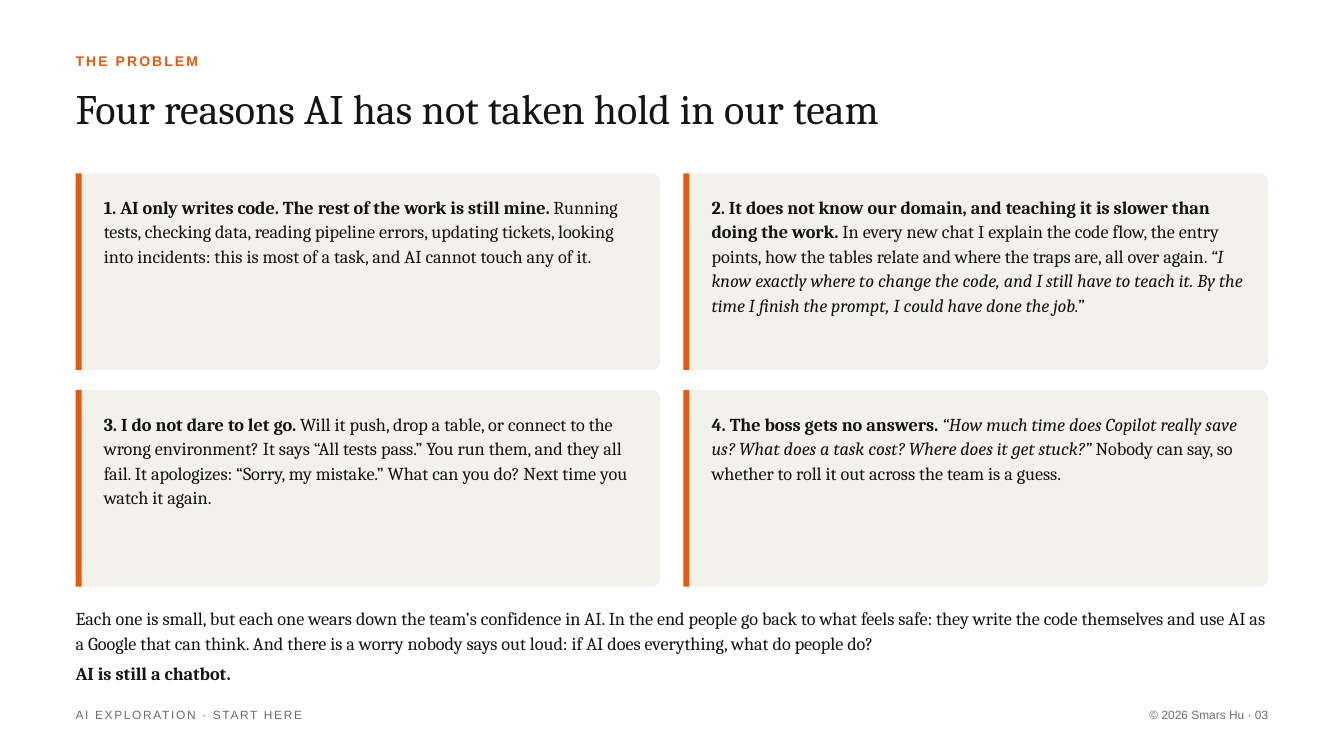
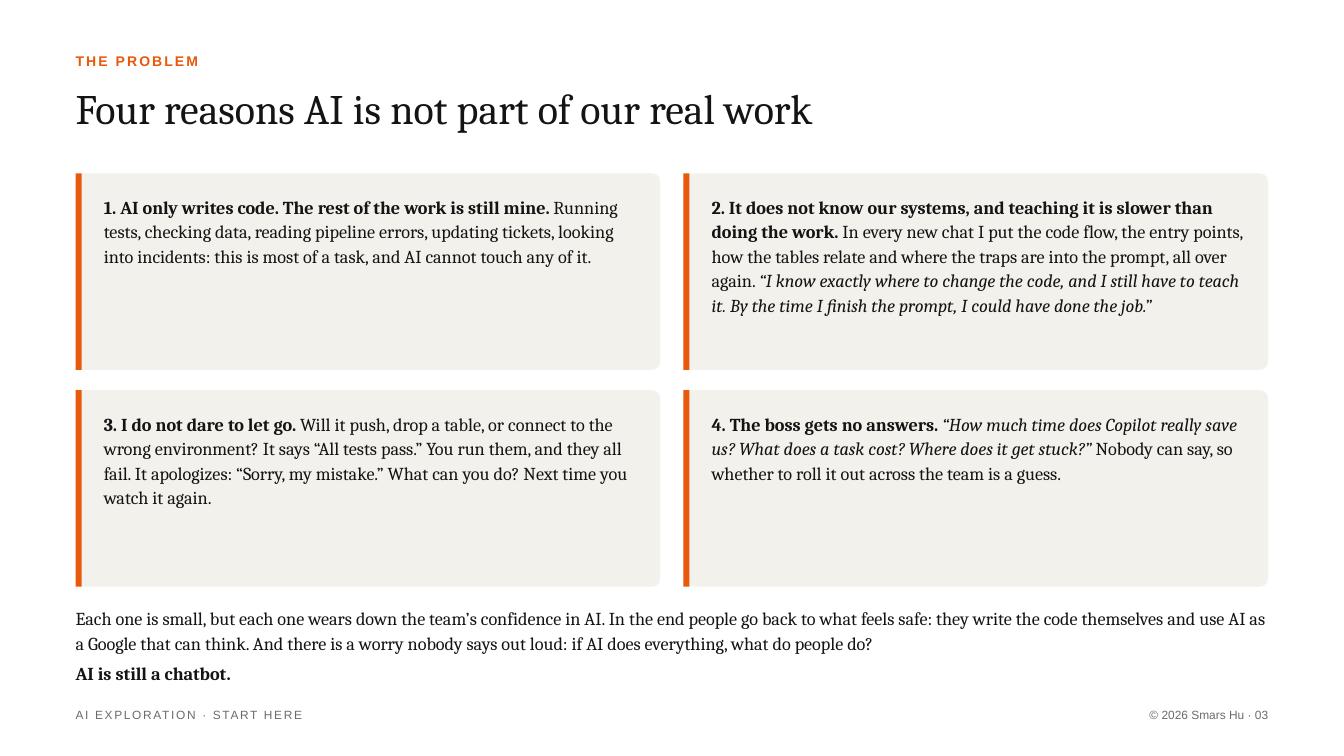
Before and after one commit to Smars-Bin-Hu/ai-exploration, a slide deck: slide 3 of Start Here/Start Here.pptx. Drawn at 1344x756 pixels with LibreOffice and Linux fonts; fonts in the diff are those of the drawing. Boxes give left, top, right and bottom in pixels: in the first picture for what was removed or moved away, otherwise in the second. Text is boxed around its words. In the diff, an @@ line names an element or a change of style, - is before the commit and + after.

```diff
--- a/Start Here/Start Here.pptx
+++ b/Start Here/Start Here.pptx
@@ text at bbox=[76, 94, 812, 133]: text changed @@
-Four reasons AI has not taken hold in our team
+Four reasons AI is not part of our real work
@@ text at bbox=[712, 201, 1243, 316]: text changed @@
-2. It does not know our domain, and teaching it is slower than doing the work. In every new chat I explain the code flow, the entry points, how the tables relate and where the traps are, all over again. “I know exactly where to change the code, and I still have to teach it. By the time I finish the prompt, I could have done the job.”
+2. It does not know our systems, and teaching it is slower than doing the work. In every new chat I put the code flow, the entry points, how the tables relate and where the traps are into the prompt, all over again. “I know exactly where to change the code, and I still have to teach it. By the time I finish the prompt, I could have done the job.”
```
Also in this commit, not shown: 17 other slides changed, 2 slides added, 18 other files.
